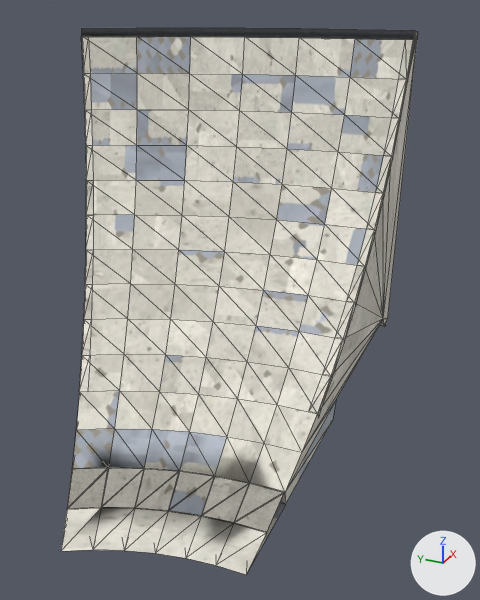
One commit to the glTF model public/katalog/modelle/corner-150.gltf: the scene before it, then after it.
Camera for both pictures: a 50 mm lens placed at (-2.3, -1.39, 1.63), pointed at (0.02, -0.35, 0.47). Arrows for +X, +Y and +Z are at lower right; the lights stay in place. The older version comes first. Mesh edges are drawn as thin lines. Vertices at exactly the same position are counted once.

The first picture shows 'SK0446_Corner_150.001'.
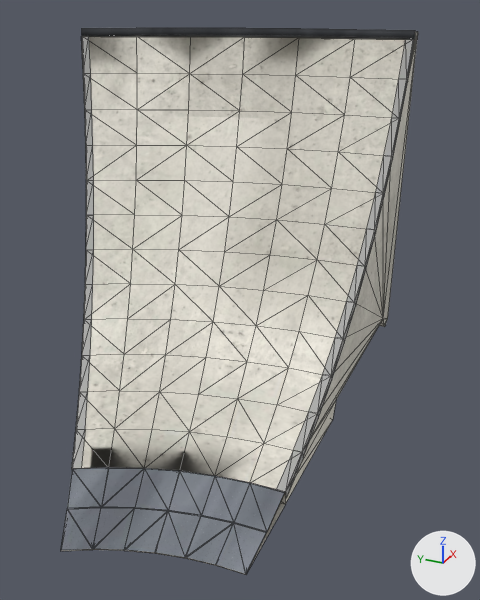
Edits to the scene script, one JSON object a line:
```json
{"block": "me_sk0446_corner_150_001", "where": "# used by ob_sk0446_corner_150_001; location = (0.0, 0.0, 0.0)"}
{"op": "remove", "block": "me_sk0446_corner_150_001", "code": "me_sk0446_corner_150_001.from_pydata(...)  # 996 vertices, 1926 faces; spans x -1.05..1.06, y -0.78..0.78, z 0.0..1.49"}
{"op": "add", "block": "me_sk0446_corner_150_001", "code": "me_sk0446_corner_150_001.from_pydata(...)  # 1154 vertices, 1632 faces; spans x -1.05..1.06, y -0.78..0.78, z 0.0..1.49"}
{"block": "me_sk0446_corner_150_001", "change": "me_sk0446_corner_150_001 part 1: 1 vertex moved within x 0.95, y -0.78, z 1.46; 1 vertex removed from x 1.05, y -0.78, z 1.48; 117 vertices added at x 0.95..1.0, y -0.78, z 1.45..1.49"}
{"block": "me_sk0446_corner_150_001", "change": "me_sk0446_corner_150_001 part 2: 24 vertices removed from x -0.91..0.05, y -0.78..0.26, z 0.0..0.11; 64 vertices added at x -1.01..-0.38, y -0.78..0.07, z 0.0..0.11"}
{"block": "me_sk0446_corner_150_001", "change": "me_sk0446_corner_150_001 part 3: 1 vertex moved within x 0.55, y 0.73, z 1.46; 1 vertex removed from x 0.64, y 0.78, z 1.48; 45 vertices added at x 0.55..0.59, y 0.73..0.75, z 1.45..1.49"}
{"block": "me_sk0446_corner_150_001", "change": "me_sk0446_corner_150_001 part 4: 690 kept faces spanning x -1.05..1.05, y -0.78..0.78, z 0.0..1.49 get new texture (UV) coordinates"}
{"block": "me_sk0446_corner_150_001", "change": "me_sk0446_corner_150_001 part 5: 6 faces spanning x -1.01..-0.73, y -0.68..-0.21, z 0.0..0.02 switch from mat_beton_web_035 to mat_stahl_web_029"}
{"block": "me_sk0446_corner_150_001", "change": "other edits to the shape of me_sk0446_corner_150_001 do not show in these pictures"}
```

Pixel boxes [x1, y1, x2, y2] of what changed, in the pictures (480 x 600 px):
```json
{"part": 1, "of": "me_sk0446_corner_150_001", "change": "reshaped", "before": [406, 39, 414, 75], "after": [406, 39, 414, 75]}
{"part": 2, "of": "me_sk0446_corner_150_001", "change": "built on", "after": [61, 392, 318, 574]}
{"part": 3, "of": "me_sk0446_corner_150_001", "change": "reshaped", "before": [82, 36, 89, 72], "after": [82, 36, 89, 72]}
{"part": 4, "of": "me_sk0446_corner_150_001", "change": "surface changed", "before": [72, 28, 417, 569], "after": [61, 28, 417, 569]}
{"part": 5, "of": "me_sk0446_corner_150_001", "change": "recoloured", "before": [93, 508, 234, 565]}
```
